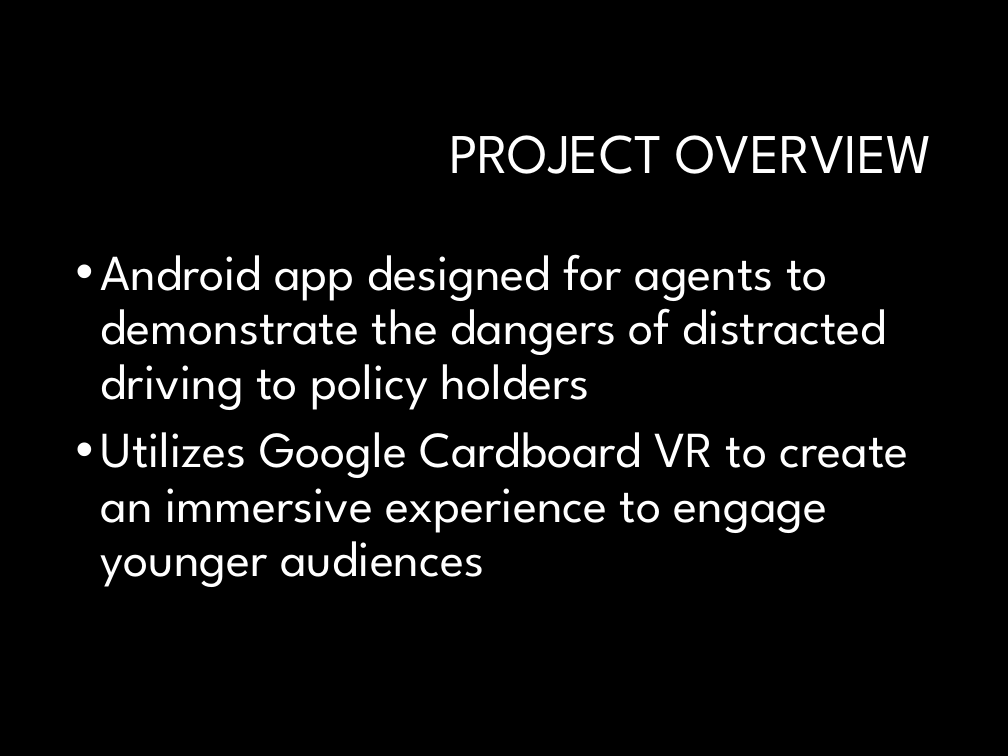
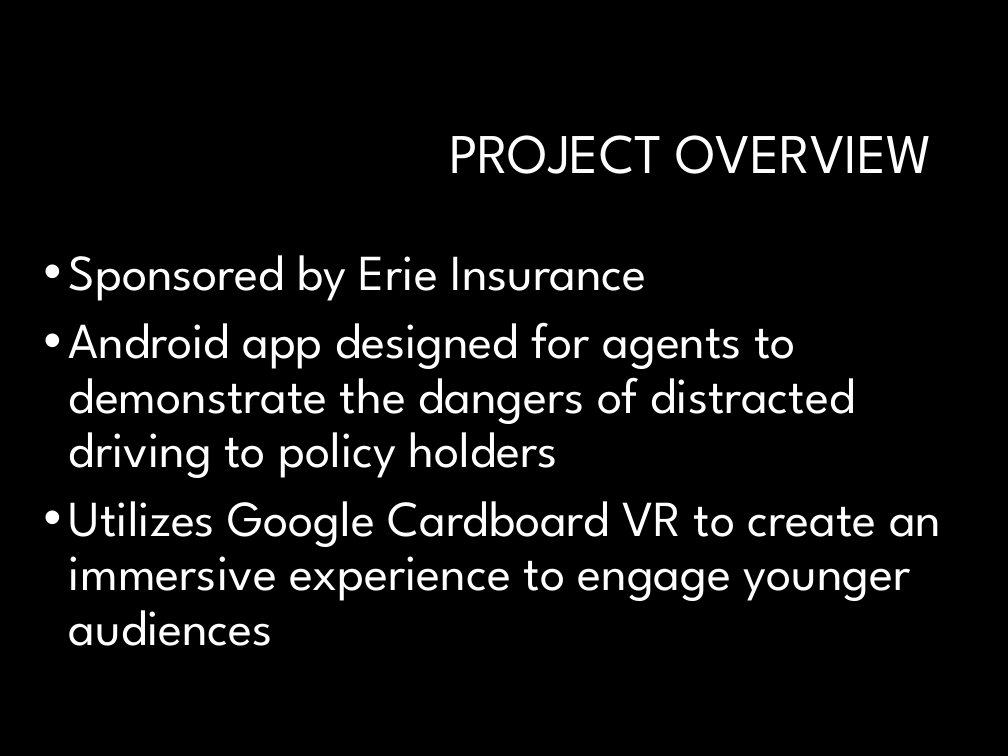
Before and after one commit to NateChristiansen/SeniorProject, a slide deck: slide 2 of Documents/Presentations/Presentation1.pptx. Drawn at 1008x756 pixels with LibreOffice and Linux fonts; fonts in the diff are those of the drawing; background and template pictures are left out. Boxes give left, top, right and bottom in pixels: in the first picture for what was removed or moved away, otherwise in the second. Text is boxed around its words. In the diff, an @@ line names an element or a change of style, - is before the commit and + after.

```diff
--- a/Documents/Presentations/Presentation1.pptx
+++ b/Documents/Presentations/Presentation1.pptx
@@ text "Sponsored by Erie Insurance": place and size @@
-text "Sponsored by Erie Insurance" at <box>101,254,909,587</box>
+text "Sponsored by Erie Insurance" at <box>69,255,941,646</box>
@@ text at <box>69,255,646,301</box>: paragraph added @@
+• Sponsored by Erie Insurance
```
Also in this commit, not shown: 8 other slides changed, 7 slides added, 3 slides removed, 3 other files.
